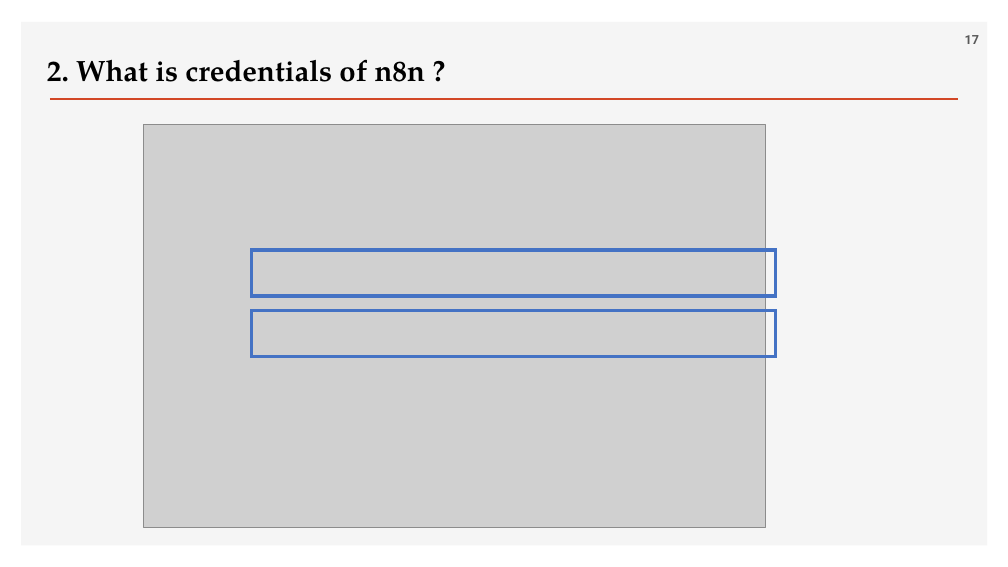
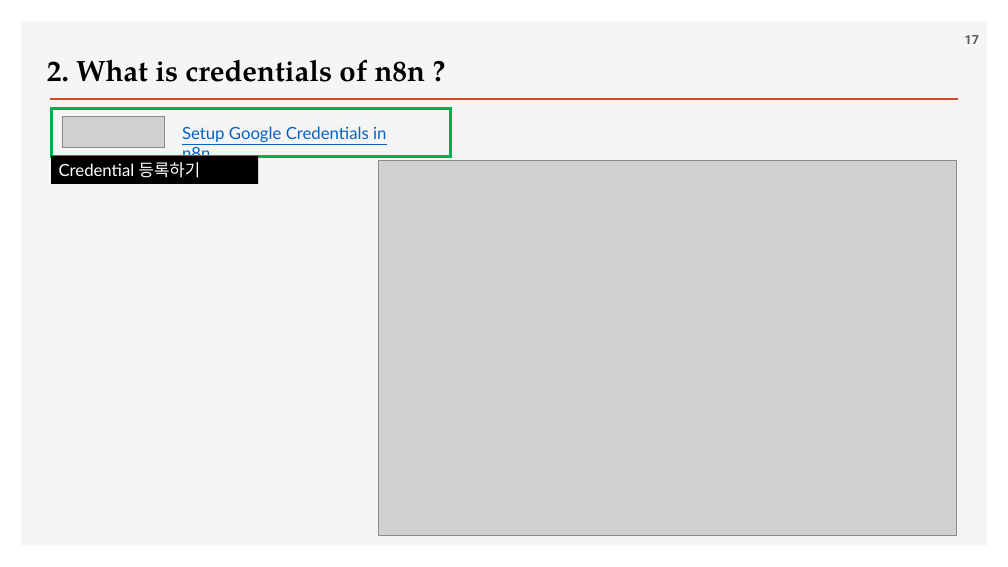
Before and after one commit to ancestor9/2026_Fall_AI-Workflow, a slide deck: slide 17 of PPTs/04_AI Workflow_n8n.pptx. Drawn at 1008x567 pixels with LibreOffice and Linux fonts; fonts in the diff are those of the drawing; grey boxes stand for pictures; background and template pictures are left out. Boxes give left, top, right and bottom in pixels: in the first picture for what was removed or moved away, otherwise in the second. Text is boxed around its words. In the diff, an @@ line names an element or a change of style, - is before the commit and + after.

```diff
--- a/PPTs/04_AI Workflow_n8n.pptx
+++ b/PPTs/04_AI Workflow_n8n.pptx
@@ rectangle added at [52, 108, 451, 156], outline #00B050 3 pt @@
@@ picture added at [62, 116, 165, 147] @@
@@ text added at [182, 126, 386, 163], 16 pt, text #0563C1, underline @@
+Setup Google Credentials in n8n
@@ rectangle added at [51, 156, 259, 184], fill #000000, 16 pt, text #FFFFFF @@
+Credential 등록하기
@@ picture: place and size @@
-picture at [144, 124, 766, 527]
+picture at [378, 161, 957, 535]
@@ rectangle removed at [251, 250, 776, 296] @@
@@ rectangle removed at [251, 311, 776, 357] @@
```
Also in this commit, not shown: 3 other slides changed.
